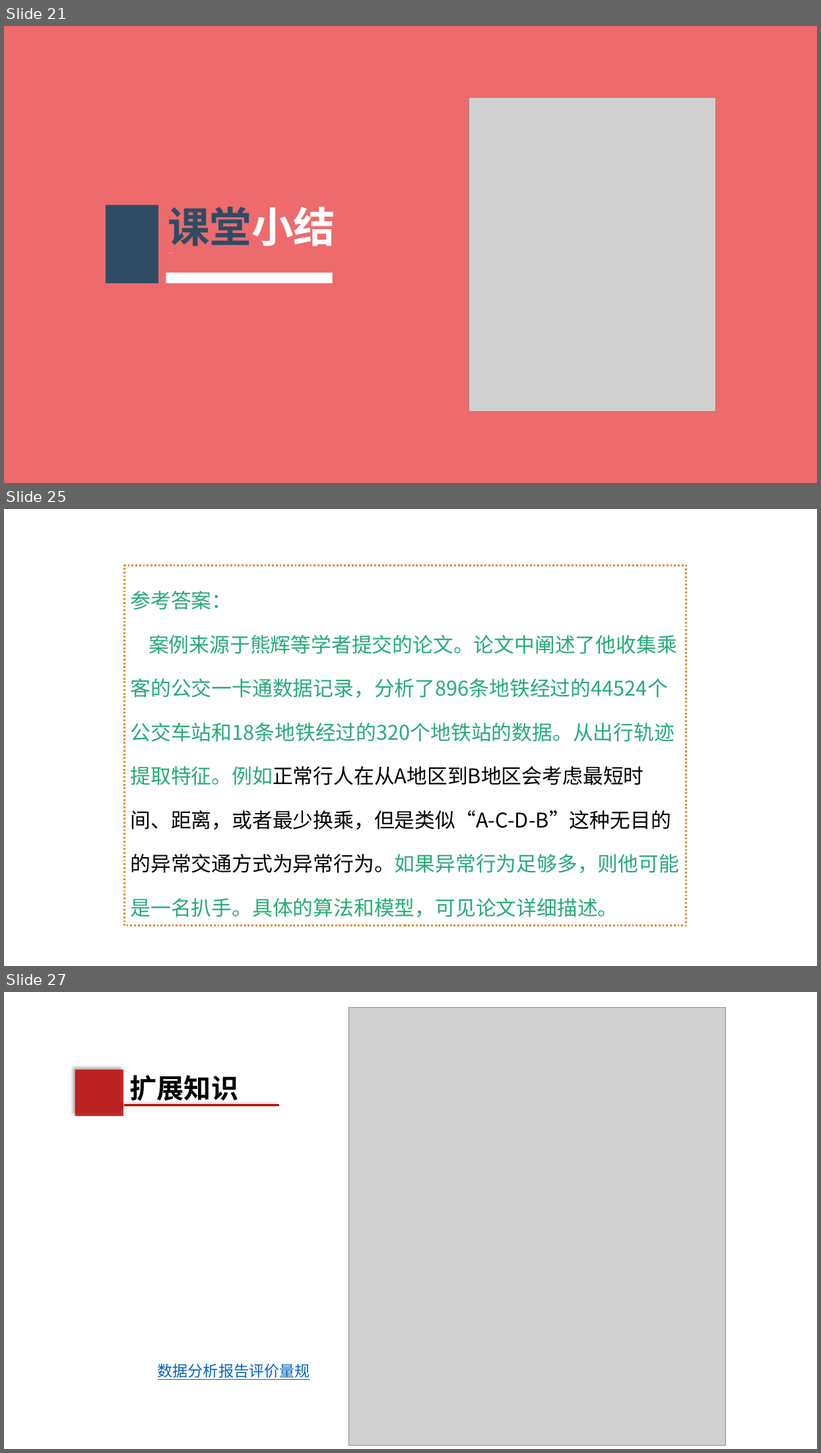
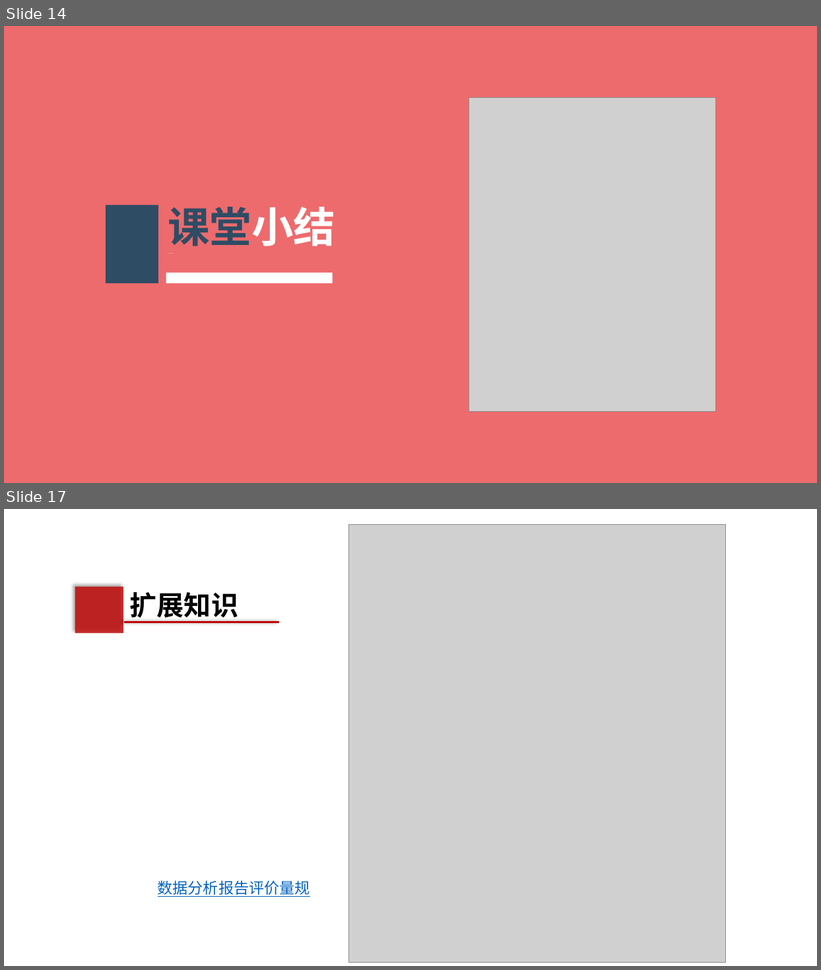
Before and after one commit to hongm32/2020design, a slide deck: 【第21课】走近数据分析①/【第21课】走近数据分析.pptx. Shown one above the other, each under a label of ours: slides 21, 25 and 27 before the commit, slides 14 and 17 after it; the slides between them are not shown. The pictures are 821x1453 and 821x970 pixels, drawn with LibreOffice and Linux fonts; fonts in the diff are those of the drawing; grey boxes stand for pictures. Boxes give left, top, right and bottom in pixels: in the first picture for what was removed or moved away, otherwise in the second. Text is boxed around its words. In the diff, an @@ line names an element or a change of style, - is before the commit and + after.

Commit message:
调整课程设计，修改《【第22课】走近数据分析》课件

```diff
--- a/【第21课】走近数据分析①/【第21课】走近数据分析.pptx
+++ b/【第21课】走近数据分析①/【第21课】走近数据分析.pptx
@@ slide 25 removed at <box>4,509,817,966</box>, background #FFFFFF @@
@@ rectangle removed at <box>124,566,686,926</box> @@
-参考答案：
-案例来源于熊辉等学者提交的论文。论文中阐述了他收集乘客的公交一卡通数据记录，分析了896条地铁经过的44524个公交车站和18条地铁经过的320个地铁站的数据。从出行轨迹提取特征。例如正常行人在从A地区到B地区会考虑最短时间、距离，或者最少换乘，但是类似“A-C-D-B”这种无目的的异常交通方式为异常行为。如果异常行为足够多，则他可能是一名扒手。具体的算法和模型，可见论文详细描述。
@@ what was slide 21 is now slide 14 @@
@@ what was slide 27 is now slide 17 @@
```
Also in this commit, not shown: 1 slide changed, 10 other slides removed, 28 other files.
